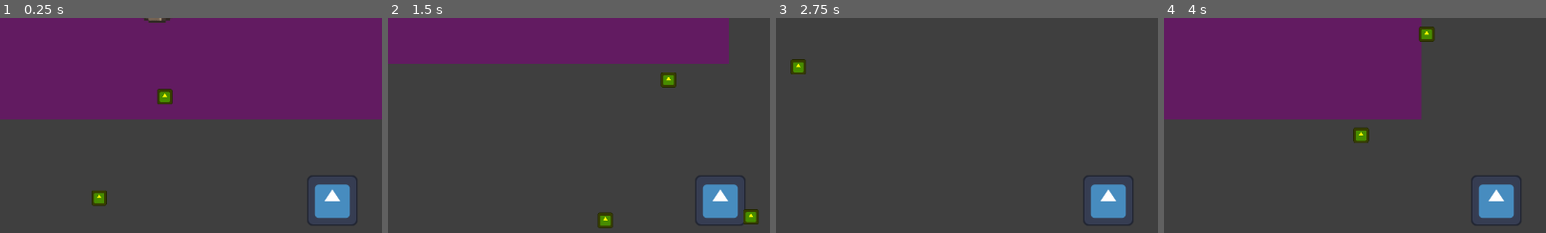
Above: before the commit, frames 1-4 (left to right).
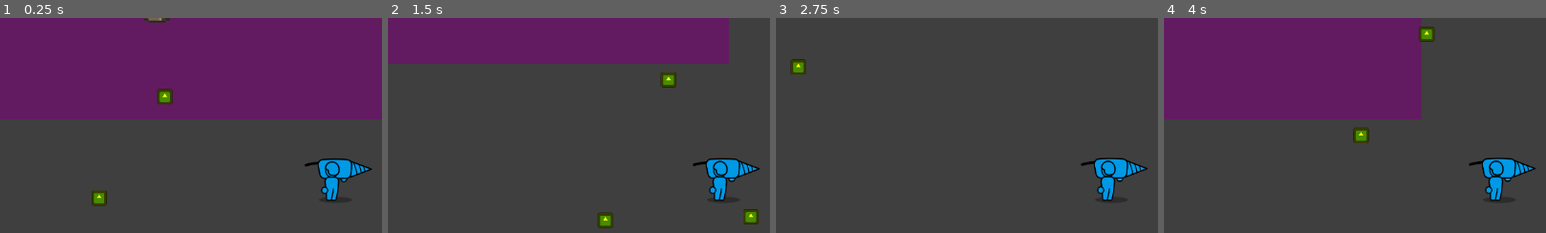
Above: after the commit, the same moments.

Repository: DeepRestGames/incremental-space-game
Game: Godot game, scene res://Scenes/Prototypes/Prototype_MainScene.tscn
Same seed, same stepped clock (60 frames per second), same inputs: the game is played once before the commit and once after it. The engine's default icon, where the game draws it, is replaced by a stand-in: a white triangle on a blue panel in a dark square.
Inputs (mouse positions are % of the whole screen's width and height, from its top left):
- Up to frame 1 (0.25 s): no input
- Up to frame 2 (1.5 s): move the mouse to (72, 45) at 0.52 s; hold D (move_right) 0.53-1.28 s; hold E (interact) 0.53-1.28 s; move the mouse to (30, 55) at 1.27 s; hold S (move_down) from 1.28 s (still down); tap E (interact) at 1.35 s
- Up to frame 3 (2.75 s): move the mouse to (60, 28) at 2.02 s; release S (move_down) at 2.03 s; hold D (move_right) from 2.03 s (still down); hold E (interact) from 2.03 s (still down)
- Up to frame 4 (4 s): move the mouse to (45, 70) at 2.77 s; release D (move_right) at 2.78 s; release E (interact) at 2.78 s; hold W (move_up) 2.78-3.53 s; tap E (interact) at 2.85 s; move the mouse to (80, 65) at 3.52 s; hold A (move_left) from 3.53 s (still down); hold E (interact) from 3.53 s (still down)
The pictures show only the part of the screen within x 6-56%, y 8-58%; the shares and areas given below are measured in that part.

The runs differ from the first frame. In frame 1, 2.9% of the frame differs, in the area x 79-98%, y 65-97%; in frame 2, 2.9%; in frame 3, 2.9%, in the area x 79-98%, y 64-97%; in frame 4, 2.9%.

Commit message:
Player Sprite Sheet & animations v1

Diff:
--- a/Scenes/Player/Player.tscn
+++ b/Scenes/Player/Player.tscn
@@ -1,10 +1,11 @@
-[gd_scene load_steps=12 format=3 uid="uid://bcvxlujlsdn7w"]
+[gd_scene load_steps=18 format=3 uid="uid://bcvxlujlsdn7w"]
 
-[ext_resource type="Script" uid="uid://bsp3uk4kfids8" path="res://Scripts/Player/Player.gd" id="1_kyqiw"]
+[ext_resource type="Script" uid="uid://dwdyuhl8uoahx" path="res://Scripts/Player/Player.gd" id="1_kyqiw"]
 [ext_resource type="Texture2D" uid="uid://d3w6yyyfejaxw" path="res://icon.svg" id="2_ft8w5"]
-[ext_resource type="Script" uid="uid://bjqtfvcnr6x2s" path="res://Scripts/Player/player_state_machine.gd" id="2_jmcll"]
-[ext_resource type="Script" uid="uid://bl0t3lsi4056p" path="res://Scripts/Camera/ScreenShake.gd" id="3_jmcll"]
+[ext_resource type="Script" uid="uid://bga10udjicrif" path="res://Scripts/Player/player_state_machine.gd" id="2_jmcll"]
+[ext_resource type="Script" uid="uid://bjontewb356qy" path="res://Scripts/Camera/ScreenShake.gd" id="3_jmcll"]
 [ext_resource type="PackedScene" uid="uid://beyb44q40vqlr" path="res://Scenes/UI/HUD.tscn" id="3_ude3g"]
+[ext_resource type="Texture2D" uid="uid://b8k587am8xmnh" path="res://Assets/Sprites/player/PlayerSpriteSheet.png" id="4_4wape"]
 
 [sub_resource type="CircleShape2D" id="CircleShape2D_ude3g"]
 radius = 72.0
@@ -35,6 +36,116 @@
 &"RunRight": SubResource("Animation_jmcll")
 }
 
+[sub_resource type="Animation" id="Animation_825xp"]
+length = 0.001
+tracks/0/type = "value"
+tracks/0/imported = false
+tracks/0/enabled = true
+tracks/0/path = NodePath("PlayerSpriteSheet:scale")
+tracks/0/interp = 1
+tracks/0/loop_wrap = true
+tracks/0/keys = {
+"times": PackedFloat32Array(0),
+"transitions": PackedFloat32Array(1),
+"update": 0,
+"values": [Vector2(1, 1)]
+}
+tracks/1/type = "value"
+tracks/1/imported = false
+tracks/1/enabled = true
+tracks/1/path = NodePath("PlayerSpriteSheet:frame_coords")
+tracks/1/interp = 1
+tracks/1/loop_wrap = true
+tracks/1/keys = {
+"times": PackedFloat32Array(0),
+"transitions": PackedFloat32Array(1),
+"update": 1,
+"values": [Vector2i(0, 1)]
+}
+
+[sub_resource type="Animation" id="Animation_ji083"]
+resource_name = "RunRight"
+length = 0.64
+loop_mode = 1
+tracks/0/type = "value"
+tracks/0/imported = false
+tracks/0/enabled = true
+tracks/0/path = NodePath("PlayerSpriteSheet:frame_coords")
+tracks/0/interp = 0
+tracks/0/loop_wrap = true
+tracks/0/keys = {
+"times": PackedFloat32Array(0, 0.32),
+"transitions": PackedFloat32Array(1, 1),
+"update": 1,
+"values": [Vector2i(0, 1), Vector2i(1, 1)]
+}
+tracks/1/type = "value"
+tracks/1/imported = false
+tracks/1/enabled = true
+tracks/1/path = NodePath("PlayerSpriteSheet:scale")
+tracks/1/interp = 2
+tracks/1/loop_wrap = true
+tracks/1/keys = {
+"times": PackedFloat32Array(0.0333333, 0.193333, 0.353333, 0.513333),
+"transitions": PackedFloat32Array(0.5, 1, 0.5, 1),
+"update": 0,
+"values": [Vector2(0.95, 1.07), Vector2(1.08, 0.93), Vector2(0.95, 1.07), Vector2(1.08, 0.93)]
+}
+
+[sub_resource type="Animation" id="Animation_0kmp4"]
+resource_name = "IdleRight"
+length = 0.64
+loop_mode = 1
+tracks/0/type = "value"
+tracks/0/imported = false
+tracks/0/enabled = true
+tracks/0/path = NodePath("PlayerSpriteSheet:scale")
+tracks/0/interp = 2
+tracks/0/loop_wrap = true
+tracks/0/keys = {
+"times": PackedFloat32Array(0.16, 0.48),
+"transitions": PackedFloat32Array(1, 1),
+"update": 0,
+"values": [Vector2(0.97, 1.05), Vector2(1.03, 0.95)]
+}
+tracks/1/type = "value"
+tracks/1/imported = false
+tracks/1/enabled = true
+tracks/1/path = NodePath("PlayerSpriteSheet:frame_coords")
+tracks/1/interp = 1
+tracks/1/loop_wrap = true
+tracks/1/keys = {
+"times": PackedFloat32Array(0),
+"transitions": PackedFloat32Array(1),
+"update": 1,
+"values": [Vector2i(0, 0)]
+}
+
+[sub_resource type="Animation" id="Animation_i5acl"]
+resource_name = "DrillRight"
+length = 0.24
+loop_mode = 1
+tracks/0/type = "value"
+tracks/0/imported = false
+tracks/0/enabled = true
+tracks/0/path = NodePath("PlayerSpriteSheet:frame_coords")
+tracks/0/interp = 1
+tracks/0/loop_wrap = true
+tracks/0/keys = {
+"times": PackedFloat32Array(0, 0.08, 0.16),
+"transitions": PackedFloat32Array(1, 1, 1),
+"update": 1,
+"values": [Vector2i(0, 2), Vector2i(1, 2), Vector2i(2, 2)]
+}
+
+[sub_resource type="AnimationLibrary" id="AnimationLibrary_i5acl"]
+_data = {
+&"DrillRight": SubResource("Animation_i5acl"),
+&"IdleRight": SubResource("Animation_0kmp4"),
+&"RESET": SubResource("Animation_825xp"),
+&"RunRight": SubResource("Animation_ji083")
+}
+
 [node name="Player" type="CharacterBody2D" groups=["Player"]]
 collision_mask = 4
 script = ExtResource("1_kyqiw")
@@ -47,7 +158,16 @@
 shape = SubResource("CircleShape2D_ude3g")
 
 [node name="PlayerSprite" type="Sprite2D" parent="."]
+visible = false
 texture = ExtResource("2_ft8w5")
+
+[node name="PlayerSpriteSheet" type="Sprite2D" parent="."]
+modulate = Color(0, 0.6, 0.9, 1)
+texture = ExtResource("4_4wape")
+offset = Vector2(13, -64)
+hframes = 5
+vframes = 6
+frame = 5
 
 [node name="PlayerCamera" type="Camera2D" parent="."]
 process_mode = 3
@@ -62,3 +182,9 @@
 }
 
 [node name="HUD" parent="." instance=ExtResource("3_ude3g")]
+
+[node name="AnimationPlayerSpriteSheet" type="AnimationPlayer" parent="."]
+libraries = {
+&"": SubResource("AnimationLibrary_i5acl")
+}
+autoplay = "IdleRight"
--- a/Scenes/Prototypes/Prototype_MainScene.tscn
+++ b/Scenes/Prototypes/Prototype_MainScene.tscn
@@ -6,7 +6,6 @@
 [ext_resource type="PackedScene" uid="uid://csht05sstrhwi" path="res://Scenes/HUB/DepositBox/DepositBox.tscn" id="4_x1isb"]
 [ext_resource type="PackedScene" uid="uid://ccmhp41okc8g0" path="res://Scenes/HUB/ExpeditionShip/ExpeditionShip.tscn" id="5_a3inl"]
 [ext_resource type="PackedScene" uid="uid://crrb27a44kdne" path="res://Scenes/Environment/CaptureArea.tscn" id="6_a3inl"]
-[ext_resource type="PackedScene" uid="uid://ble6jrlokbqme" path="res://Scenes/Particles/ResourceToDepositBoxParticles.tscn" id="7_svxod"]
 [ext_resource type="PackedScene" uid="uid://c6qwwmff8anwx" path="res://Scenes/Environment/breakable.tscn" id="8_mu2bs"]
 
 [node name="PrototypeMainScene" type="Node2D"]
@@ -58,7 +57,17 @@
 position = Vector2(-1173, -1039)
 scale = Vector2(3, 3)
 
-[node name="ResourceToDepositBoxParticles" parent="." instance=ExtResource("7_svxod")]
+[node name="ResourceToDepositBoxParticles" parent="."]
+_import_path = NodePath("")
+unique_name_in_owner = false
+process_mode = 0
+process_priority = 0
+process_physics_priority = 0
+process_thread_group = 0
+physics_interpolation_mode = 0
+auto_translate_mode = 0
+editor_description = ""
+script = null
 
 [node name="Breakable" parent="." instance=ExtResource("8_mu2bs")]
 position = Vector2(869, -1078)
Binary file added: Assets/Sprites/player/PlayerSpriteSheet.png
Not shown, added: Assets/Sprites/player/PlayerSpriteSheet.png.import
Not shown: 1 places in Scenes/Prototypes/Prototype_MainScene.tscn that only renumber resources
